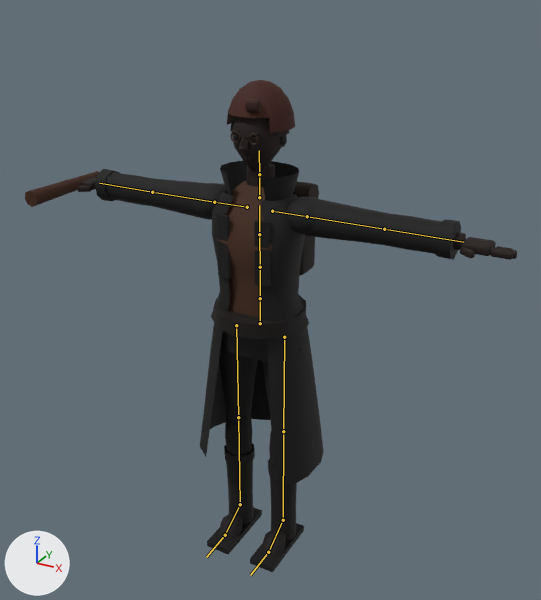
The glTF model creative/3d-characters/crew_navigator/exports/tb_crew_navigator.three-web-toon.glb, before and after one commit.
Rendered twice from a 50 mm camera at (1.22, -2.14, 2.12) aimed at (0.03, 0.02, 1.04). The lights are fixed; the arrows at lower left show +X, +Y and +Z. The first picture is the older version. The bones that change, and the others that lie on the model, are drawn over the model as lines.

The first picture shows 'crew_navigator_mesh'.
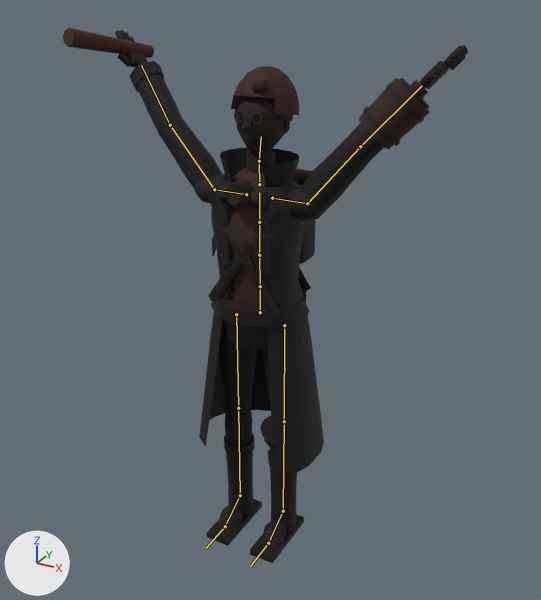
The newer file adds an action. The first version stands in its rest pose; the second is drawn at frame 4 of the action 'Cheer'.

What the commit changed:
Bone 'mixamorig:Hips' (bone_mixamorig_hips) moves from (0.0, 0.0, 0.0) to (0.0, 0.045, 0.0).
Bone 'mixamorig:LeftArm' (bone_mixamorig_leftarm) turns from (0, 0, 0) to (49, 0, 0) degrees about its own x, y and z.
Bone 'mixamorig:LeftForeArm' (bone_mixamorig_leftforearm) turns from (0, 0, 0) to (0, 0, 15) degrees about its own x, y and z.
Bone 'mixamorig:Head' (bone_mixamorig_head) turns from (0, 0, 0) to (-10, 0, 0) degrees about its own x, y and z.
Bone 'mixamorig:RightArm' (bone_mixamorig_rightarm) turns from (0, 0, 0) to (49, 0, 0) degrees about its own x, y and z.
Bone 'mixamorig:RightForeArm' (bone_mixamorig_rightforearm) turns from (0, 0, 0) to (0, 0, -15) degrees about its own x, y and z.

Location of each change, [x1, y1, x2, y2] in pixels of the pictures (541 x 600 px):
'crew_navigator_mesh', posed (18% narrower, 9% taller): before [25, 80, 517, 572]; after [63, 28, 468, 563]
bone 'mixamorig:Hips', root to tip: before (260, 323) to (260, 298); after (260, 312) to (260, 286)
bone 'mixamorig:LeftArm', root to tip: before (307, 216) to (384, 229); after (307, 203) to (360, 146)
bone 'mixamorig:LeftForeArm', root to tip: before (384, 229) to (463, 242); after (360, 146) to (422, 85)
bone 'mixamorig:Head', root to tip: before (259, 174) to (259, 150); after (259, 161) to (261, 136)
bone 'mixamorig:RightArm', root to tip: before (214, 202) to (152, 192); after (214, 189) to (170, 125)
bone 'mixamorig:RightForeArm', root to tip: before (152, 192) to (99, 183); after (170, 125) to (141, 65)
